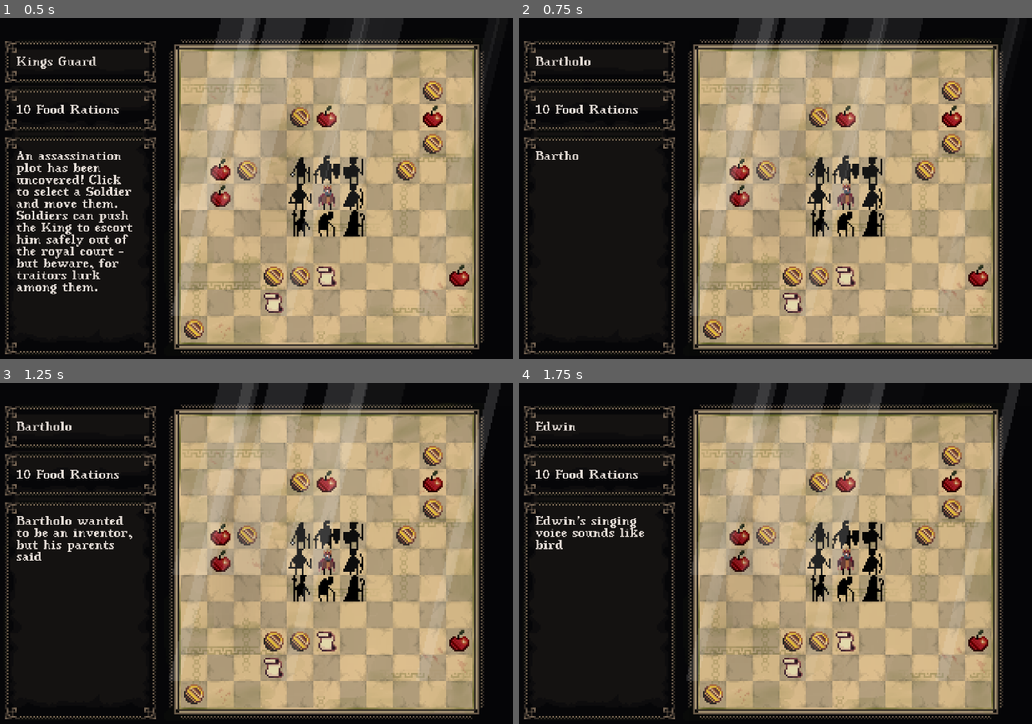
Above: before the commit, frames 1-4 (two rows, left to right).
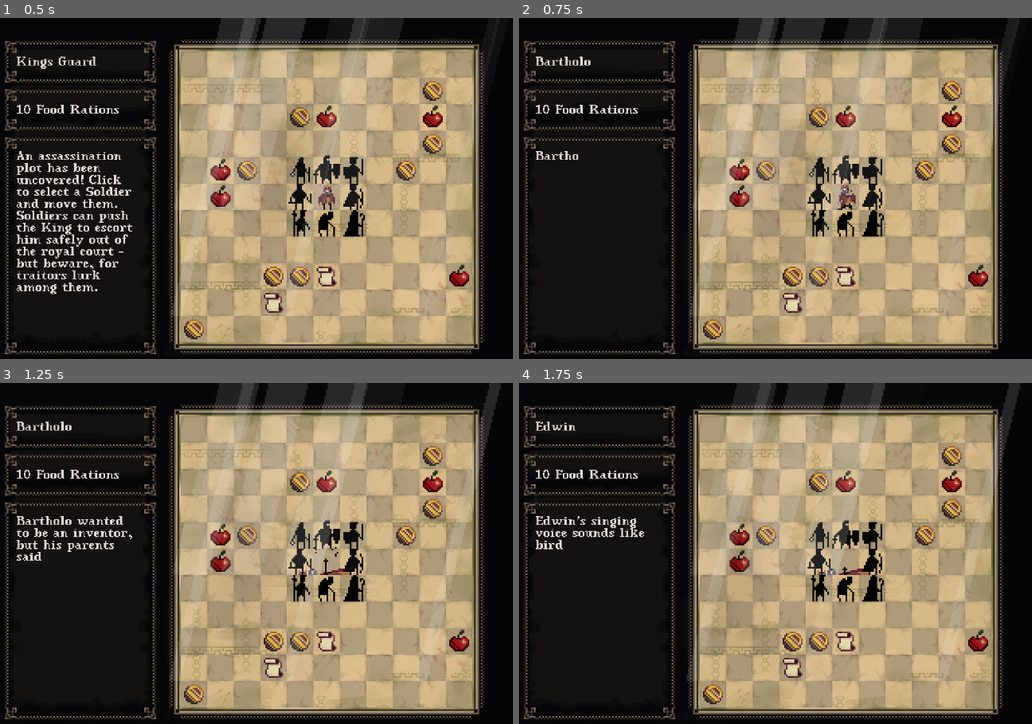
Above: after the commit, the same moments.

Repository: ibirothe/kings-rescue
Game: Godot game, scene res://Scenes/Level.tscn
Same seed, same stepped clock (60 frames per second), same inputs: the game is played once before the commit and once after it.
Inputs (mouse positions are in pixels of both pictures, inside the frame that each line leads up to):
- Up to frame 1 (0.5 s): no input
- Up to frame 2 (0.75 s): tap Enter at 0.5 s; move the mouse to (821, 171) at 0.52 s; tap L (Magic, bound only after the commit) at 0.6 s; click (821, 171) at 0.67 s
- Up to frame 3 (1.25 s): no input
- Up to frame 4 (1.75 s): move the mouse to (847, 536) at 1.27 s; click (847, 536) at 1.35 s; tap L (Magic, bound only after the commit) at 1.55 s

Frame 1 is identical in both runs. In frame 2, 0.2% of the frame differs, in the area x 61-66%, y 48-57%; in frame 3, 0.3%, in the area x 58-69%, y 48-57%; in frame 4, 0.3%.

Commit message:
Informant easter eggs
FUN stuff

Diff:
--- a/kings-rescue/Scripts/game_manager.gd
+++ b/kings-rescue/Scripts/game_manager.gd
@@ -27,6 +27,7 @@
 @export var informant_number = 2
 @onready var king: CharacterBody2D = $"../King"
 var informantion = []
+var magic = false
 
 func _ready() -> void:
 	AudioManager.play_sound("ambience",0.0,1.0,true)
@@ -45,6 +46,15 @@
 
 func _physics_process(delta: float) -> void:
 	#print(active_soldier, " ", click_resolved, " ", currently_moving)
+	if Input.is_action_just_pressed("Magic"):
+		if magic == false:
+			var trap = trap_scene.instantiate()
+			x = king.position.x
+			y = king.position.y
+			var pos = Vector2(x, y)
+			trap.position = pos
+			add_child(trap)
+			magic = true
 	if food == 0:
 		party_ended = true
 		AudioManager.stop_music()
--- a/kings-rescue/Scripts/informant.gd
+++ b/kings-rescue/Scripts/informant.gd
@@ -5,6 +5,17 @@
 @onready var animated_sprite_2d: AnimatedSprite2D = $AnimatedSprite2D
 var number
 var info
+var assassin_manuals = ["This one is a cooking recipe. No information about assassins.",
+"A note about knife sharpening techniques.",
+"A page from human anatomy book.",
+"King is an assassin.",
+"There are no traps on this level.",
+"If you run out of food, only traitors die.",
+"**shreds the paper**",
+"Bring this letter to the king, make sure he's alone.",
+"It's a magical spell. Press L to use it.",
+"On this level you win if the king dies."
+]
 
 func _ready():
 	# Connect the body_entered signal
@@ -14,6 +25,9 @@
 func _on_body_entered(body):
 	if body is Soldier:
 		#body.active = false
+		if body.assassin == true:
+			var i = round(randf_range(0, 10))
+			GlobalText.set_text(assassin_manuals[i])
 		GlobalText.set_text(str(info))
 		# Delete the item
 		var tween = create_tween()
--- a/kings-rescue/project.godot
+++ b/kings-rescue/project.godot
@@ -32,6 +32,11 @@
 "events": [Object(InputEventKey,"resource_local_to_scene":false,"resource_name":"","device":0,"window_id":0,"alt_presse …(189 unchanged characters)…
 ]
 }
+Magic={
+"deadzone": 0.5,
+"events": [Object(InputEventKey,"resource_local_to_scene":false,"resource_name":"","device":0,"window_id":0,"alt_pressed":false,"shift_pressed":false,"ctrl_pressed":false,"meta_pressed":false,"pressed":false,"keycode":0,"physical_keycode":76,"key_label":0,"unicode":0,"location":0,"echo":false,"script":null)
+]
+}
 
 [rendering]
 
